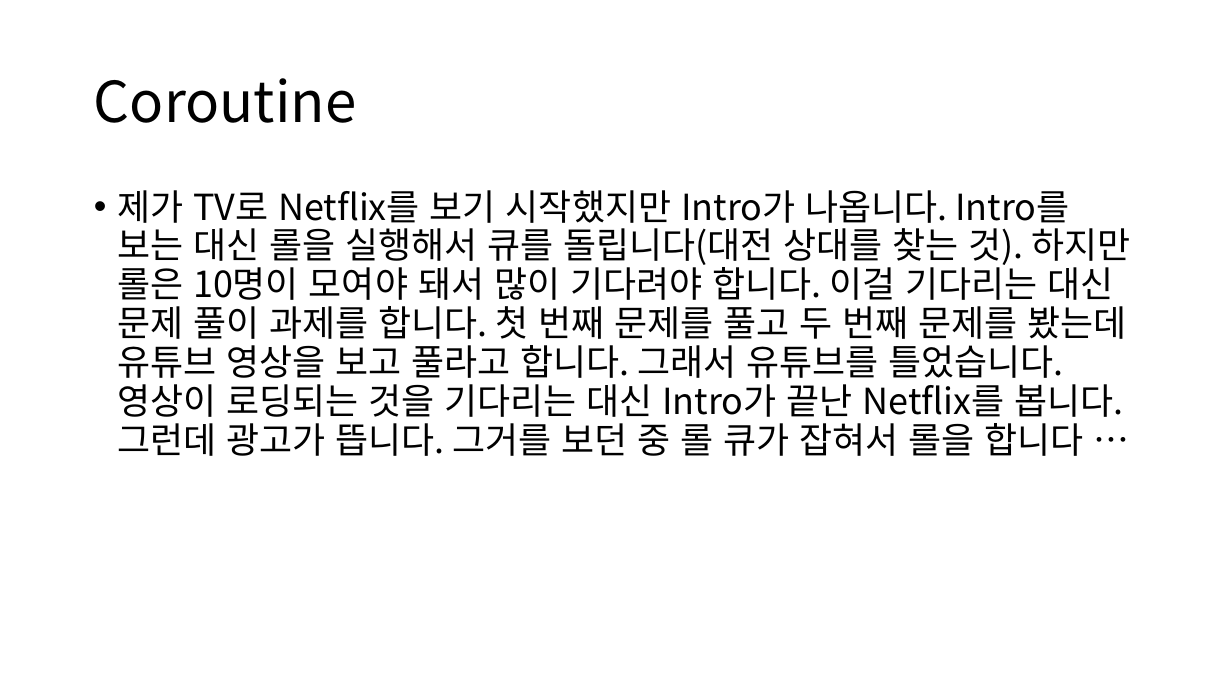
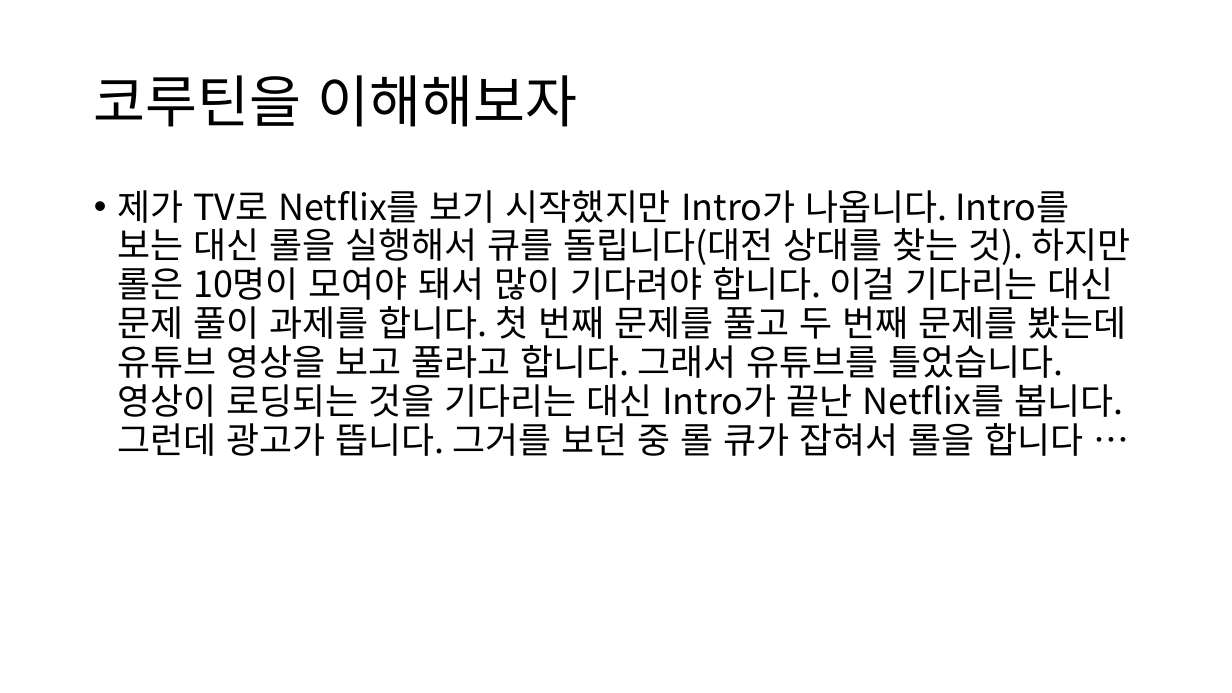
Before and after one commit to IamGroooooot/cien-unity-2019, a slide deck: slide 11 of 3주차.pptx (slide 12 before the commit). Drawn at 1232x693 pixels with LibreOffice and Linux fonts; fonts in the diff are those of the drawing. Boxes give left, top, right and bottom in pixels: in the first picture for what was removed or moved away, otherwise in the second. Text is boxed around its words. In the diff, an @@ line names an element or a change of style, - is before the commit and + after.

```diff
--- a/3주차.pptx
+++ b/3주차.pptx
@@ title at (94, 75, 578, 127): text changed @@
-Coroutine
+코루틴을 이해해보자
```
Also in this commit, not shown: 11 other slides changed, 11 slides added.
